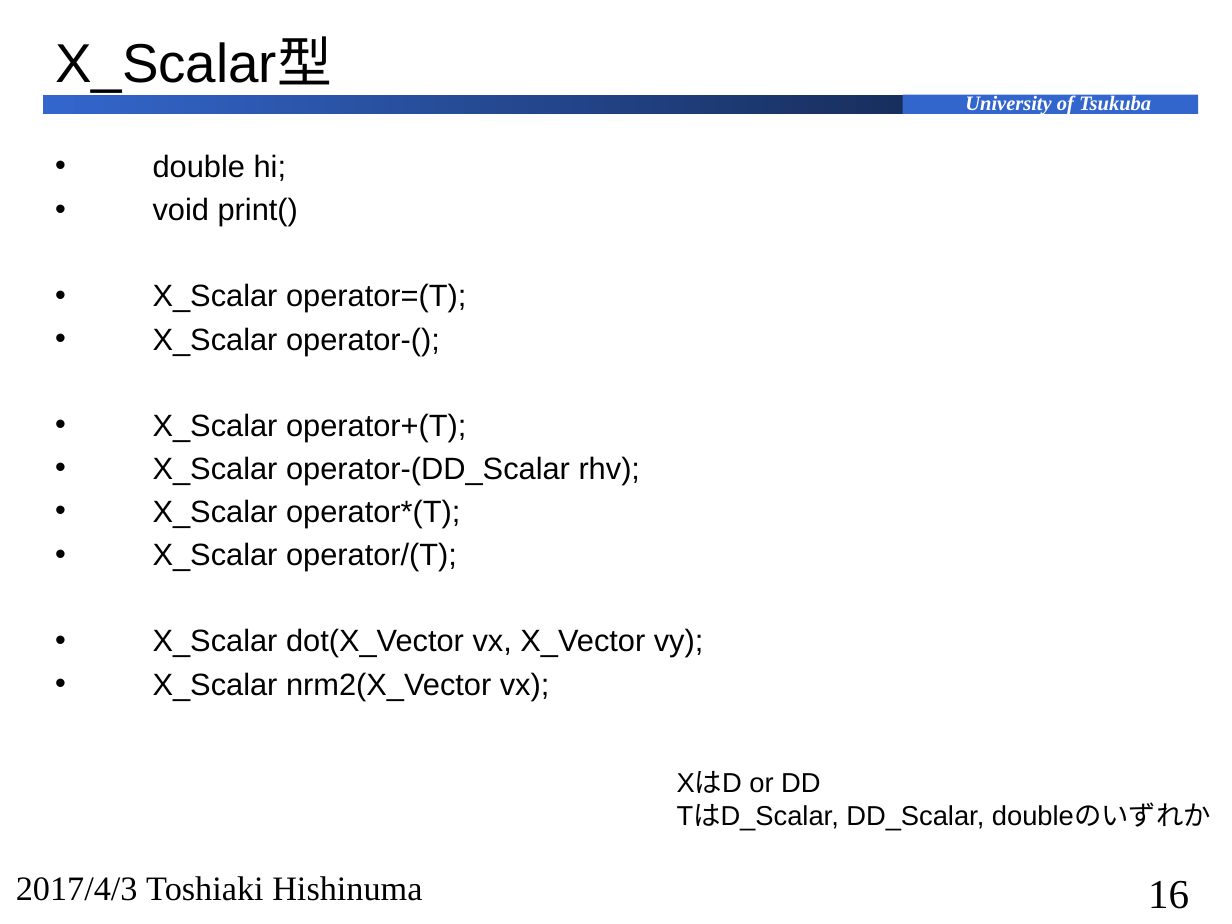
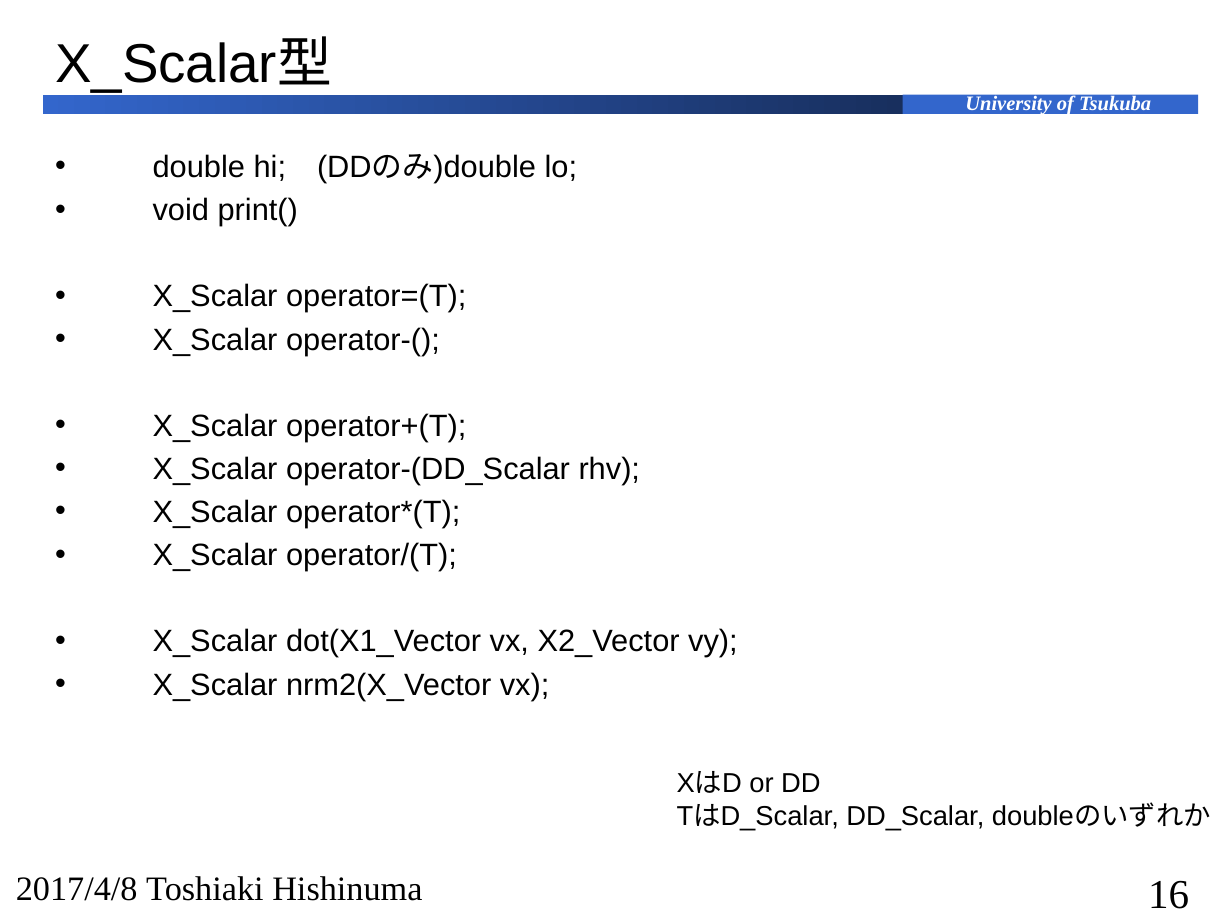
Before and after one commit to ota0410/dd-avx-v2-krylov, a slide deck: slide 16 of doc/DD-AVX.pptx. Drawn at 1232x924 pixels with LibreOffice and Linux fonts; fonts in the diff are those of the drawing. Boxes give left, top, right and bottom in pixels: in the first picture for what was removed or moved away, otherwise in the second. Text is boxed around its words. In the diff, an @@ line names an element or a change of style, - is before the commit and + after.

```diff
--- a/doc/DD-AVX.pptx
+++ b/doc/DD-AVX.pptx
@@ text at (153, 154, 577, 183): text changed @@
-• double hi;
+• double hi; (DDのみ)double lo;
@@ text at (153, 628, 738, 657): text changed @@
-• X_Scalar dot(X_Vector vx, X_Vector vy);
+• X_Scalar dot(X1_Vector vx, X2_Vector vy);
@@ text at (16, 876, 422, 901): text changed @@
-2017/4/3 Toshiaki Hishinuma
+2017/4/8 Toshiaki Hishinuma
```
Also in this commit, not shown: 22 other slides changed, 10 other files.
